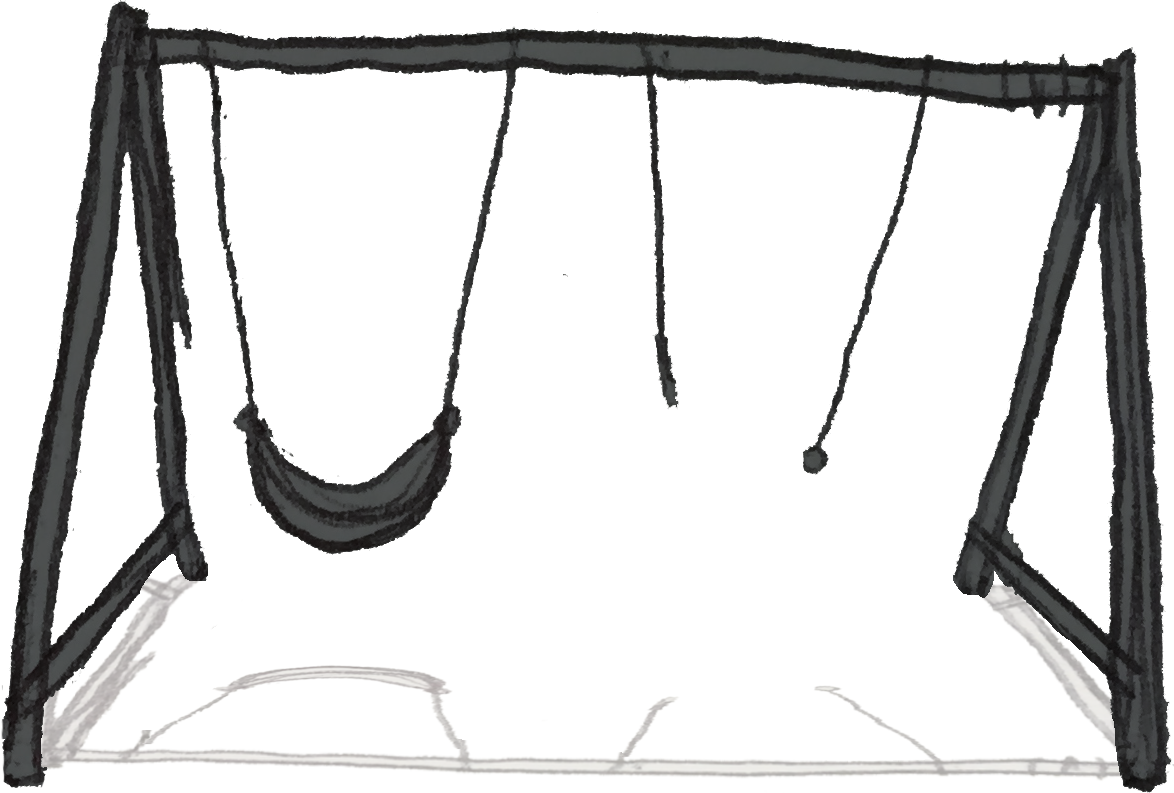
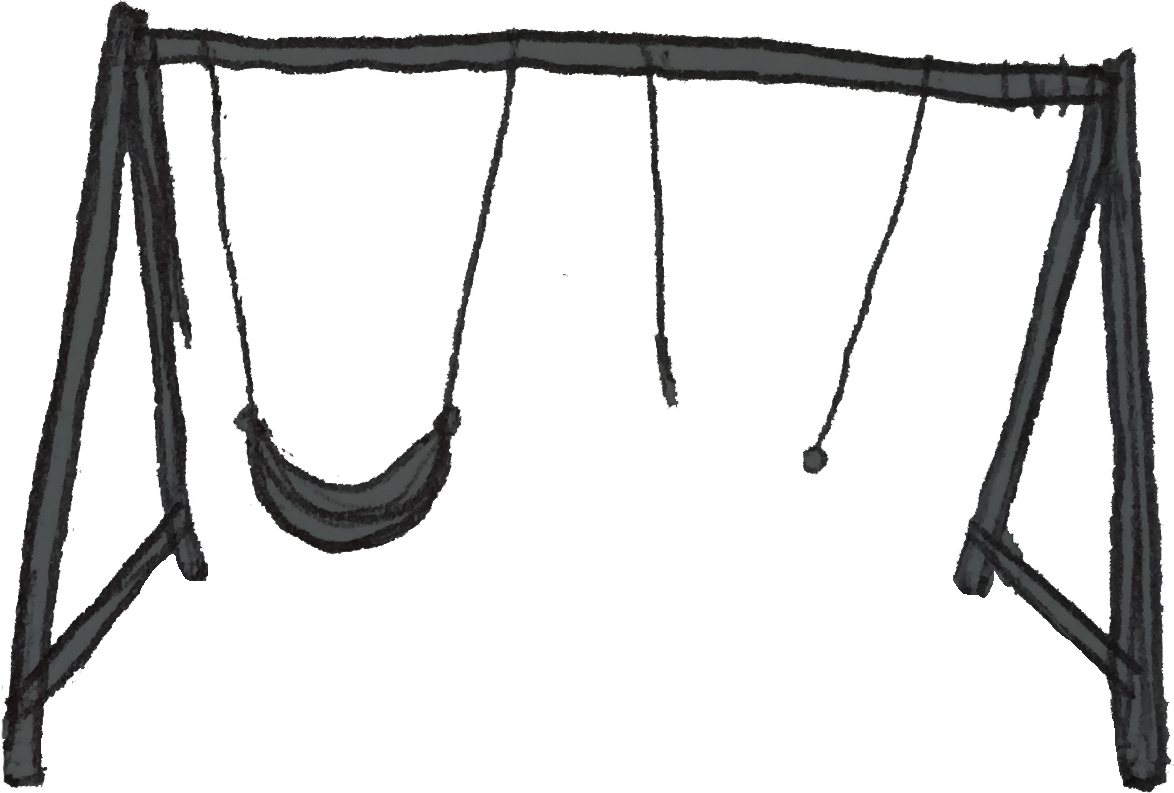
Layer changes from the first 1174 × 793 image to the second:
hid "Layer 1" over <box>41,573,1122,781</box>
